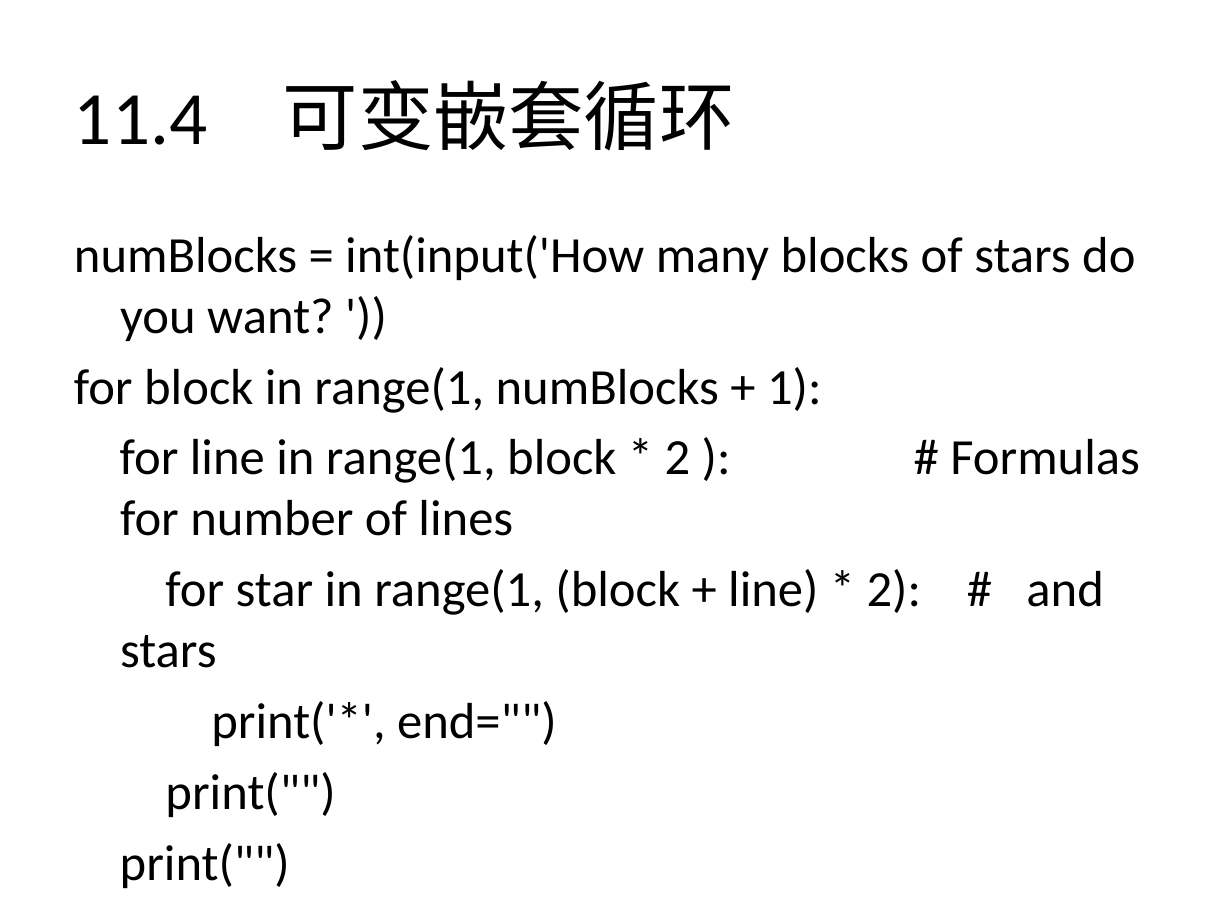
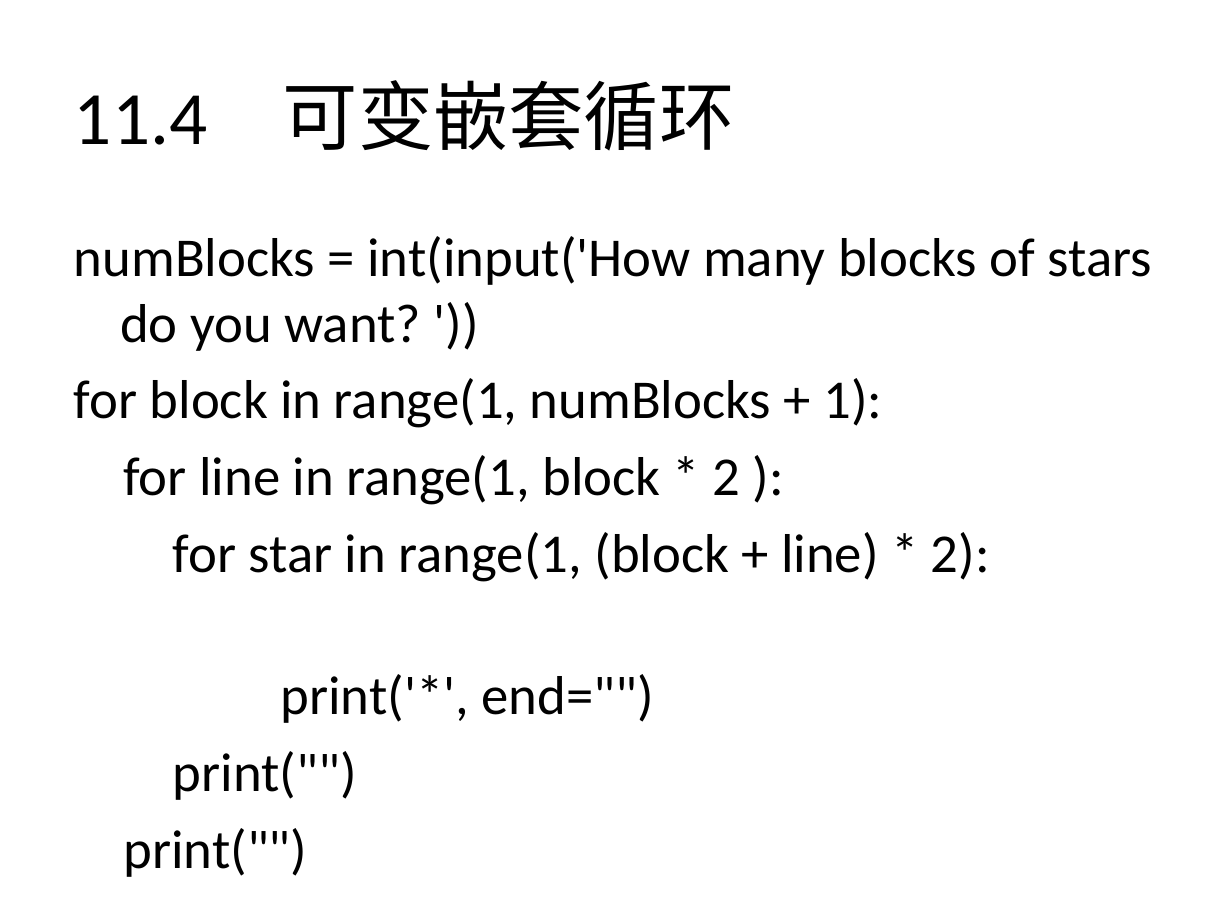
Before and after one commit to zhinan18/Python3, a slide deck: slide 73 of readme/Python3.pptx. Drawn at 1232x924 pixels with LibreOffice and Linux fonts; fonts in the diff are those of the drawing. Boxes give left, top, right and bottom in pixels: in the first picture for what was removed or moved away, otherwise in the second. Text is boxed around its words. In the diff, an @@ line names an element or a change of style, - is before the commit and + after.

```diff
--- a/readme/Python3.pptx
+++ b/readme/Python3.pptx
@@ text at box(74, 236, 1152, 800): size 29.6 to 32 pt in "numBlocks = int(input('How many blocks of stars ...", "for block in range(1, numBlocks + 1):", "print('*', end="")", "print("")" and 1 more places @@
@@ text at box(123, 455, 990, 582): text changed; size 29.6 to 32 pt @@
-for line in range(1, block * 2 ): # Formulas for number of lines
-for star in range(1, (block + line) * 2): # and stars
+for line in range(1, block * 2 ):
+for star in range(1, (block + line) * 2):
```
Also in this commit, not shown: 1 other slide changed, 22 slides added, 10 other files.
